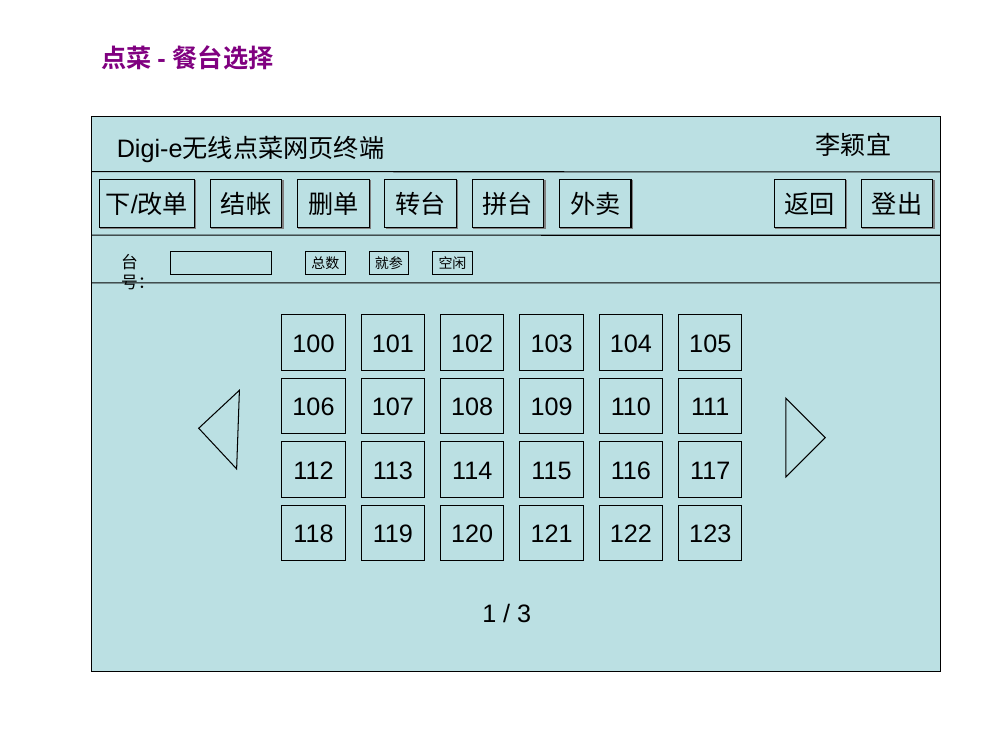
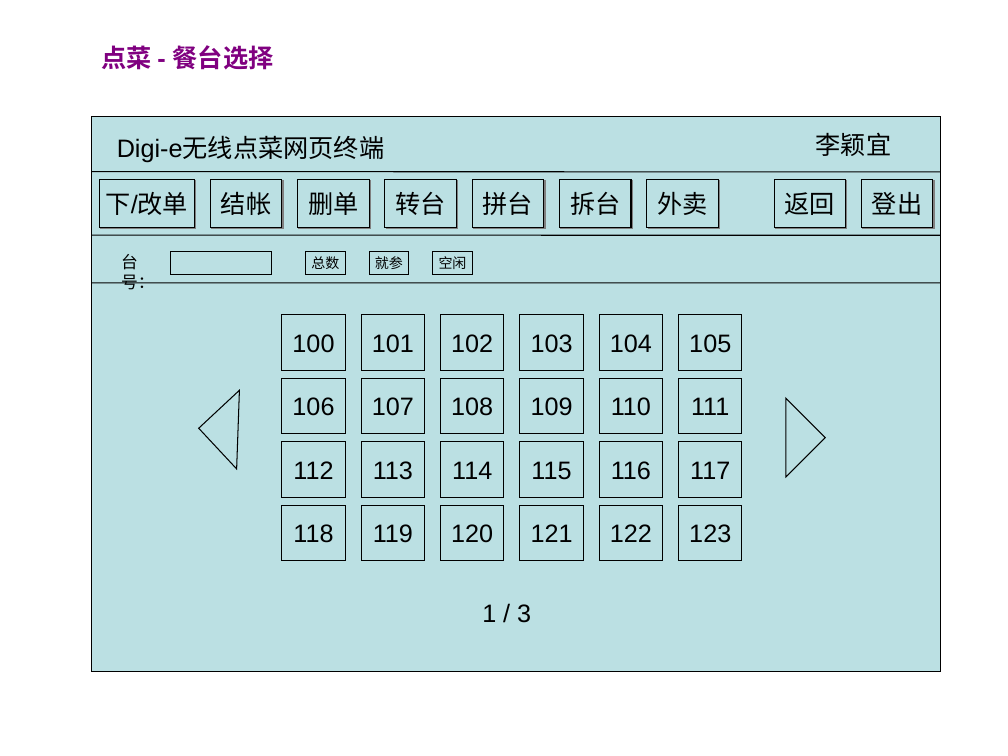
Before and after one commit to runt18/wireless-order-solution, a slide deck: slide 4 of doc/Digi-e网页终端需求.ppt (slide 3 before the commit). Drawn at 1008x756 pixels with LibreOffice and Linux fonts; fonts in the diff are those of the drawing. Boxes give left, top, right and bottom in pixels: in the first picture for what was removed or moved away, otherwise in the second. Text is boxed around its words. In the diff, an @@ line names an element or a change of style, - is before the commit and + after.

```diff
--- a/doc/Digi-e网页终端需求.ppt
+++ b/doc/Digi-e网页终端需求.ppt
@@ rectangle added at <box>559,179,631,227</box>, fill #BBE0E3, outline #000000 0.74 pt, 18 pt, text #000000 @@
+拆台
@@ rectangle "外卖": place and size @@
-rectangle "外卖" at <box>559,179,631,227</box>
+rectangle "外卖" at <box>647,179,719,227</box>
```
Also in this commit, not shown: 2 other slides changed, 9 slides added, 1 other file.
